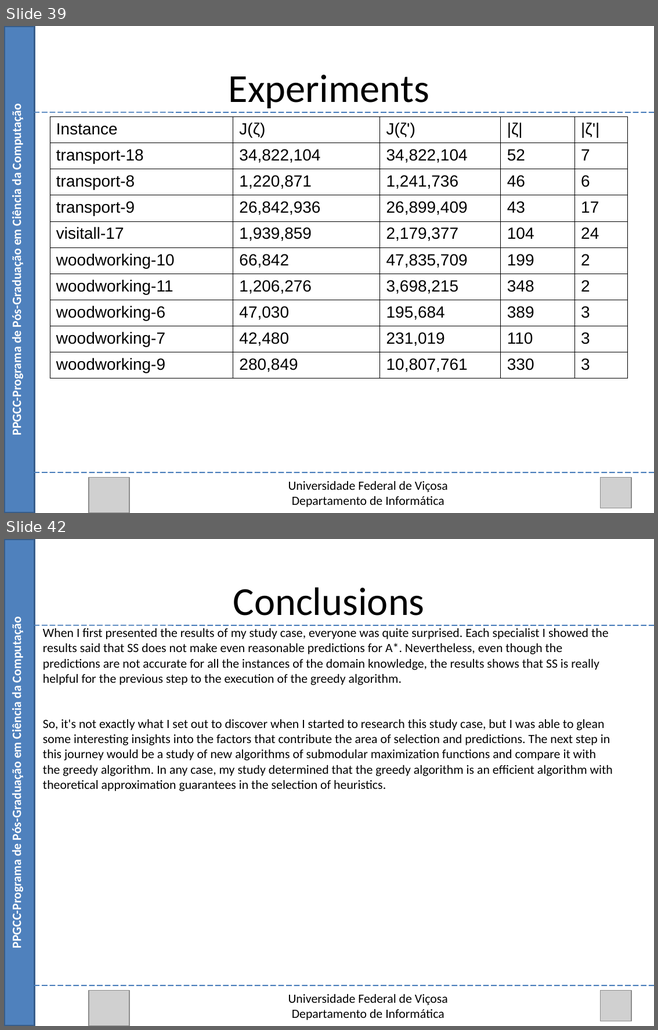
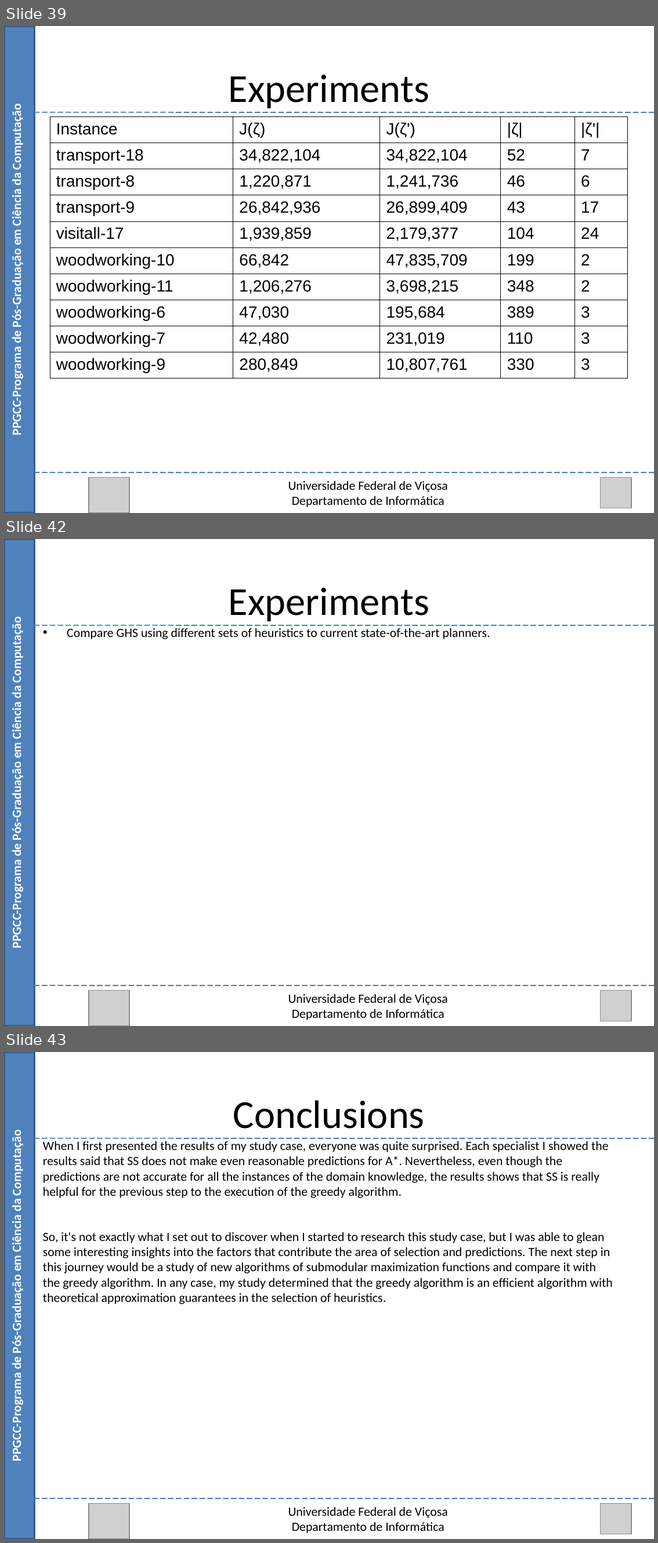
Before and after one commit to Marvinsky/research-marvin, a slide deck: latex/odp/selection heuristics.odp. Shown one above the other, each under a label of ours: slides 39 and 42 before the commit, slides 39, 42 and 43 after it; the slides between them are not shown. The pictures are 658x1030 and 658x1543 pixels, drawn with LibreOffice and Linux fonts; fonts in the diff are those of the drawing; grey boxes stand for pictures. Boxes give left, top, right and bottom in pixels: in the first picture for what was removed or moved away, otherwise in the second. Text is boxed around its words. In the diff, an @@ line names an element or a change of style, - is before the commit and + after.

```diff
--- a/latex/odp/selection heuristics.odp
+++ b/latex/odp/selection heuristics.odp
@@ slide 42 added at bbox=[4, 539, 654, 1026], background #FFFFFF @@
@@ rectangle added at bbox=[4, 539, 35, 1026], fill #4F81BD, outline #385D8A 2.01 pt @@
@@ text added at bbox=[228, 588, 429, 621], 44 pt, text #000000 @@
+Experiments
@@ text added at bbox=[9, 624, 25, 946], 14 pt, text #FFFFFF, bold @@
+PPGCC-Programa de Pós-Graduação em Ciência da Computação
@@ line added from (35, 625) to (654, 625), #4A7EBB 1.25 pt @@
@@ text added at bbox=[67, 628, 490, 639], 14 pt, text #000000 @@
+• Compare GHS using different sets of heuristics to current state-of-the-art planners.
@@ line added from (35, 986) to (654, 986), #4A7EBB 1.25 pt @@
@@ picture added at bbox=[89, 990, 129, 1026] @@
@@ picture added at bbox=[600, 990, 631, 1021] @@
@@ text added at bbox=[288, 994, 448, 1020], 14 pt, text #000000 @@
+Universidade Federal de Viçosa
+Departamento de Informática
@@ what was slide 42 is now slide 43 @@
```
Also in this commit, not shown: 5 slides changed, 1 other file.
